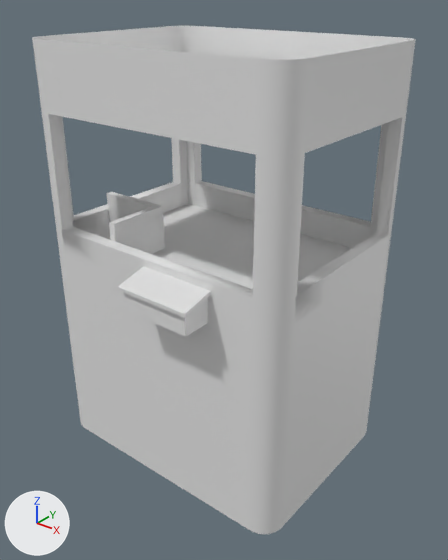
Renders of the FBX model Assets/Simon/Assets/Models/clawmachine.fbx from each side of a commit.
Rendered twice from a 50 mm camera at (10.41, -12.89, 7.33) aimed at (0.4, -0.39, -0.42). The lights are fixed; the arrows at lower left show +X, +Y and +Z. Where no turn or scale is listed for an object, it has been applied to the vertices.
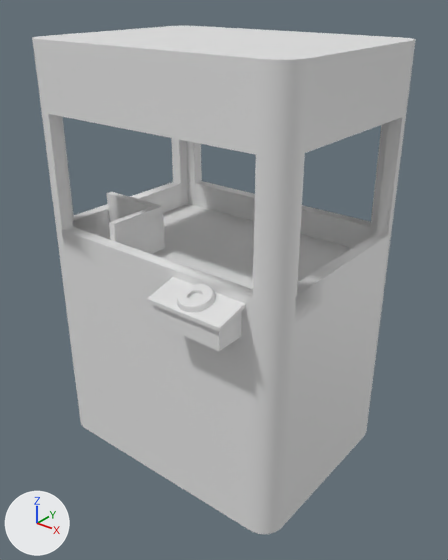
What differs and where, as boxes [x1, y1, x2, y2] in the pictures (448 x 560 px; the box of a moved part takes in the faces that stretch with it):
part 1 of me_plane, added: after [177, 284, 216, 313]
part 2 of me_plane, added: after [32, 26, 415, 60]
part 3 of me_plane, moved or reshaped: before [118, 266, 211, 337]; after [147, 277, 245, 351]

What the commit changed:
me_plane is used by ob_plane; location (0.0, 0.0, 0.0).
me_plane had 347 vertices, 321 faces and spanned x -4.0..4.0, y -3.9..3.0, z -6.0..6.0.
me_plane now has 467 vertices, 420 faces and spans x -4.0..4.0, y -3.9..3.0, z -6.0..6.0.
me_plane part 1: a new loose piece of 120 vertices spanning x 1.55..2.45, y -3.85..-2.96, z 0.58..0.94.
Part 2, on me_plane:
1 new face joins them.
Part 3, on me_plane:
28 vertices in x -0.1..2.1, y -3.9..-3.0, z -0.1..0.8 move by (1.0, 0.0, 0.0).
